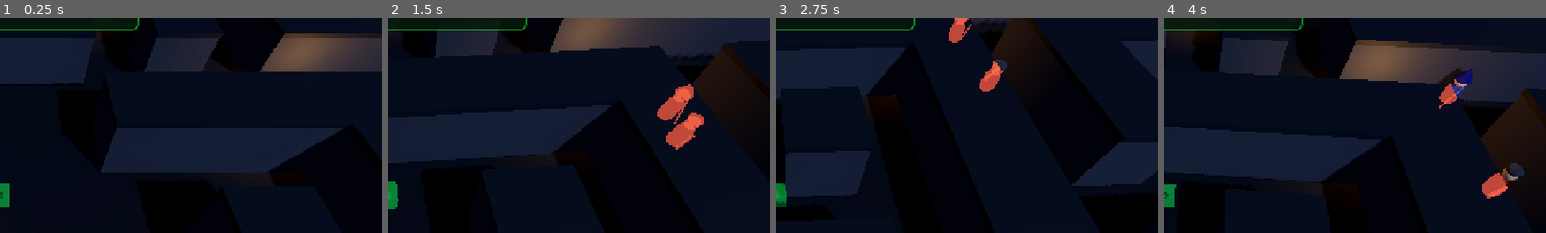
Above: before the commit, frames 1-4 (left to right).
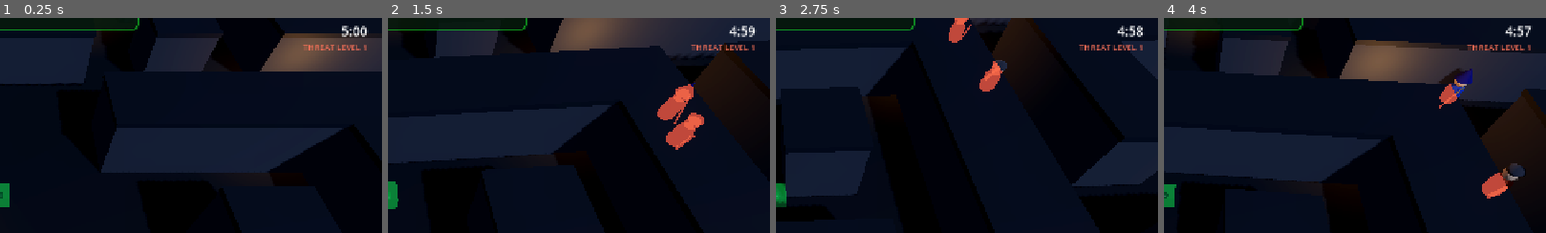
Above: after the commit, the same moments.

Repository: JunNealy/cube-test
Game: Godot game, scene res://scenes/main.tscn
Same seed, same stepped clock (60 frames per second), same inputs: the game is played once before the commit and once after it.
Inputs:
- Up to frame 1 (0.25 s): no input
- Up to frame 2 (1.5 s): hold D (move_right) 0.53-1.28 s; tap 1 at 0.6, 1.35 s; hold S (move_down) from 1.28 s (still down)
- Up to frame 3 (2.75 s): release S (move_down) at 2.03 s; hold D (move_right) from 2.03 s (still down); tap 1 at 2.1 s
- Up to frame 4 (4 s): release D (move_right) at 2.78 s; hold W (move_up) 2.78-3.53 s; tap 1 at 2.85, 3.6 s; hold A (move_left) from 3.53 s (still down)
The pictures show only the part of the screen within x 50-100%, y 9-59%; the shares and areas given below are measured in that part.

The runs differ from the first frame. In frame 1, 0.5% of the frame differs, in the area x 79-97%, y 3-16%; in frame 2, 0.5%; in frame 3, 0.5%, in the area x 79-96%, y 3-16%; in frame 4, 0.5%.

Commit message:
feat(game): add timed runs with escalating threat
Runs last 5 minutes, shown as a countdown on the HUD that pauses during
power-up picks. Every 45 seconds the threat level rises: a hunting party
spawns and chases the slime, spawns come faster with a higher cap,
parties get bigger and knight-heavy, and new adventurers move and hit
harder. Running out of time ends the run with a "TIME'S UP!" screen.

Diff:
--- a/scenes/hud.tscn
+++ b/scenes/hud.tscn
@@ -139,7 +139,7 @@
 offset_left = -260.0
 offset_top = 20.0
 offset_right = -24.0
-offset_bottom = 80.0
+offset_bottom = 140.0
 grow_horizontal = 0
 
 [node name="VBox" type="VBoxContainer" parent="HUDControl/TopRight"]
@@ -158,6 +158,20 @@
 theme_override_colors/font_color = Color(0.7, 0.8, 0.9, 0.8)
 theme_override_font_sizes/font_size = 14
 text = "HIGH SCORE: 0"
+horizontal_alignment = 2
+
+[node name="TimerLabel" type="Label" parent="HUDControl/TopRight/VBox"]
+layout_mode = 2
+theme_override_colors/font_color = Color(1, 1, 1, 1)
+theme_override_font_sizes/font_size = 22
+text = "5:00"
+horizontal_alignment = 2
+
+[node name="ThreatLabel" type="Label" parent="HUDControl/TopRight/VBox"]
+layout_mode = 2
+theme_override_colors/font_color = Color(1, 0.45, 0.35, 1)
+theme_override_font_sizes/font_size = 14
+text = "THREAT LEVEL 1"
 horizontal_alignment = 2
 
 [node name="LeftPanel" type="MarginContainer" parent="HUDControl"]
--- a/scripts/adventurer.gd
+++ b/scripts/adventurer.gd
@@ -67,6 +67,11 @@
 			move_speed = 2.8
 			is_armored = true
 			attack_damage = 25.0
+
+	# Later spawns are tougher
+	var threat_mult = GameManager.get_threat_multiplier()
+	move_speed *= threat_mult
+	attack_damage *= threat_mult
 
 func _build_visuals() -> void:
 	visual_root = Node3D.new()
--- a/scripts/game_manager.gd
+++ b/scripts/game_manager.gd
@@ -10,6 +10,15 @@
 signal player_hp_changed(hp: float, max_hp: float)
 signal game_over_triggered(final_score: int, is_new_record: bool, stats: Dictionary)
 signal powerup_choices_offered(choices: Array)
+signal run_timer_updated(time_left: float, threat_level: int)
+signal threat_increased(threat_level: int)
+
+# A run lasts RUN_DURATION seconds; threat rises every THREAT_INTERVAL seconds,
+# making parties spawn faster, bigger, tougher and angrier.
+const RUN_DURATION: float = 300.0
+const THREAT_INTERVAL: float = 45.0
+var time_left: float = RUN_DURATION
+var threat_level: int = 0
 
 const CHOICE_COUNT: int = 3
 
@@ -51,6 +60,23 @@
 	_setup_inputs()
 	load_high_score()
 
+func _process(delta: float) -> void:
+	# Always-processing node: freeze the clock while paused (power-up choice)
+	if is_game_over or get_tree().paused:
+		return
+	time_left = maxf(0.0, time_left - delta)
+	var new_threat = int((RUN_DURATION - time_left) / THREAT_INTERVAL)
+	if new_threat > threat_level:
+		threat_level = new_threat
+		threat_increased.emit(threat_level)
+	run_timer_updated.emit(time_left, threat_level)
+	if time_left <= 0.0:
+		trigger_game_over("time")
+
+# Multiplier applied to newly spawned adventurers' speed and damage
+func get_threat_multiplier() -> float:
+	return 1.0 + threat_level * 0.08
+
 func _setup_inputs() -> void:
 	# Ensure standard WASD + Arrow controls exist
 	_add_action_key("move_up", [KEY_W, KEY_UP])
@@ -71,6 +97,8 @@
 	current_score = 0
 	adventurers_digested = 0
 	is_game_over = false
+	time_left = RUN_DURATION
+	threat_level = 0
 	powerup_levels.clear()
 	contained_loot.clear()
 	emit_signal("score_updated", current_score, high_score)
@@ -137,12 +165,16 @@
 func get_bonus_max_hp() -> float:
 	return level("vitality") * 25.0
 
-func trigger_game_over() -> void:
+# reason: "dissolved" (slime died) or "time" (run clock ran out)
+func trigger_game_over(reason: String = "dissolved") -> void:
 	if is_game_over:
 		return
 	is_game_over = true
 	var is_new_record = (current_score >= high_score and current_score > 0)
 	var stats = {
+		"reason": reason,
+		"threat_level": threat_level,
+		"time_survived": RUN_DURATION - time_left,
 		"adventurers_digested": adventurers_digested,
 		"boots_count": level("boots"),
 		"has_gauntlets": level("gauntlets") > 0,
--- a/scripts/hud.gd
+++ b/scripts/hud.gd
@@ -11,6 +11,9 @@
 
 @onready var score_label: Label = $TopRight/VBox/ScoreLabel
 @onready var high_score_label: Label = $TopRight/VBox/HighScoreLabel
+@onready var timer_label: Label = $TopRight/VBox/TimerLabel
+@onready var threat_label: Label = $TopRight/VBox/ThreatLabel
+@onready var game_over_title: Label = $GameOverLayer/GameOverPanel/VBox/Title
 
 @onready var buffs_container: VBoxContainer = $LeftPanel/VBox/BuffsList
 @onready var stats_label: Label = $BottomBar/StatsLabel
@@ -37,6 +40,9 @@
 
 	restart_button.pressed.connect(_on_restart_pressed)
 	GameManager.powerup_choices_offered.connect(_on_powerup_choices_offered)
+	GameManager.run_timer_updated.connect(_on_run_timer_updated)
+	GameManager.threat_increased.connect(_on_threat_increased)
+	_on_run_timer_updated(GameManager.time_left, GameManager.threat_level)
 	# Keep HUD alive while the tree is paused for power-up selection
 	process_mode = Node.PROCESS_MODE_ALWAYS
 
@@ -115,12 +121,41 @@
 	final_score_label.text = "FINAL SCORE: %s" % _format_number(final_score)
 	new_record_label.visible = is_new_record
 
-	var text = "Adventurers Digested: %d\n" % stats.get("adventurers_digested", 0)
+	game_over_title.text = "TIME'S UP!" if stats.get("reason") == "time" else "SLIME DISSOLVED!"
+	var survived = int(stats.get("time_survived", 0.0))
+	var text = "Survived: %d:%02d  (Threat Level %d)\n" % [survived / 60, survived % 60, stats.get("threat_level", 0) + 1]
+	text += "Adventurers Digested: %d\n" % stats.get("adventurers_digested", 0)
 	text += "Loot In Mass: %d items\n" % stats.get("loot_count", 0)
 	text += "Speed Buffs (Boots): +%d%%\n" % (stats.get("boots_count", 0) * 20)
 	text += "Gauntlets of Ogre Power: %s\n" % ("Unlocked" if stats.get("has_gauntlets", false) else "None")
 	text += "Acid Rings: %d" % stats.get("acid_rings", 0)
 	stats_recap_label.text = text
+
+func _on_run_timer_updated(time_left: float, threat_level: int) -> void:
+	var secs = int(ceilf(time_left))
+	timer_label.text = "%d:%02d" % [secs / 60, secs % 60]
+	# Red and pulsing in the last 30 seconds
+	if time_left <= 30.0:
+		timer_label.modulate = Color(1.0, 0.3, 0.3, 0.6 + 0.4 * absf(sin(time_left * 4.0)))
+	else:
+		timer_label.modulate = Color.WHITE
+	threat_label.text = "THREAT LEVEL %d" % (threat_level + 1)
+
+func _on_threat_increased(threat_level: int) -> void:
+	var banner = Label.new()
+	banner.text = "THREAT LEVEL %d - MORE ADVENTURERS INCOMING!" % (threat_level + 1)
+	banner.add_theme_font_size_override("font_size", 28)
+	banner.add_theme_color_override("font_color", Color(1.0, 0.35, 0.25))
+	banner.add_theme_color_override("font_outline_color", Color.BLACK)
+	banner.add_theme_constant_override("outline_size", 8)
+	banner.horizontal_alignment = HORIZONTAL_ALIGNMENT_CENTER
+	banner.set_anchors_preset(Control.PRESET_TOP_WIDE)
+	banner.position.y = 110
+	add_child(banner)
+	var tw = create_tween()
+	tw.tween_interval(2.0)
+	tw.tween_property(banner, "modulate:a", 0.0, 0.6)
+	tw.tween_callback(banner.queue_free)
 
 func _on_powerup_choices_offered(choices: Array) -> void:
 	var overlay = ColorRect.new()
--- a/scripts/party_spawner.gd
+++ b/scripts/party_spawner.gd
@@ -15,6 +15,14 @@
 func _ready() -> void:
 	adventurer_scene = load("res://scenes/adventurer.tscn")
 	call_deferred("_spawn_initial_parties")
+	GameManager.threat_increased.connect(_on_threat_increased)
+
+# Each threat step sends a hunting party straight at the player
+func _on_threat_increased(_level: int) -> void:
+	var squad = _spawn_party()
+	for adv in get_tree().get_nodes_in_group("adventurers"):
+		if adv.squad_id == squad:
+			adv.enrage_and_chase(player)
 
 # Random corridor cell far enough from the player that spawns aren't unfair
 func _far_spawn_point() -> Vector3:
@@ -31,9 +39,11 @@
 	if active_count <= 3 and spawn_timer > 3.0:
 		spawn_timer = 3.0
 
+	# Threat shortens the spawn interval and raises the population cap
+	var threat = GameManager.threat_level
 	if spawn_timer <= 0.0:
-		spawn_timer = spawn_interval
-		if active_count < max_active_adventurers:
+		spawn_timer = maxf(4.0, spawn_interval - threat * 2.0)
+		if active_count < max_active_adventurers + threat * 2:
 			_spawn_party()
 
 func _get_active_adventurer_count() -> int:
@@ -60,22 +70,27 @@
 	# Party 4: Mage + Squire
 	_spawn_party_at(_far_spawn_point(), [Adventurer.Type.MAGE, Adventurer.Type.SQUIRE])
 
-func _spawn_party() -> void:
+func _spawn_party() -> int:
 	var spawn_pos = _far_spawn_point()
+	var threat = GameManager.threat_level
 
-	# Decide party composition based on game progression
+	# Decide party composition; knights get more common as threat rises
 	var comp: Array[Adventurer.Type] = []
-	var roll = randf()
-	if roll < 0.35:
+	var roll = randf() - threat * 0.05
+	if roll > 0.65:
 		comp = [Adventurer.Type.ROGUE, Adventurer.Type.SQUIRE]
-	elif roll < 0.7:
+	elif roll > 0.3:
 		comp = [Adventurer.Type.MAGE, Adventurer.Type.ROGUE]
 	else:
 		comp = [Adventurer.Type.KNIGHT, Adventurer.Type.MAGE]
 
-	_spawn_party_at(spawn_pos, comp)
+	# Bigger parties at higher threat (up to +2 members)
+	for i in mini(threat / 2, 2):
+		comp.append([Adventurer.Type.KNIGHT, Adventurer.Type.SQUIRE, Adventurer.Type.ROGUE].pick_random())
 
-func _spawn_party_at(base_pos: Vector3, composition: Array[Adventurer.Type]) -> void:
+	return _spawn_party_at(spawn_pos, comp)
+
+func _spawn_party_at(base_pos: Vector3, composition: Array[Adventurer.Type]) -> int:
 	var squad = next_squad_id
 	next_squad_id += 1
 
@@ -88,3 +103,4 @@
 		var offset = Vector3(randf_range(-0.8, 0.8), 0, randf_range(-0.8, 0.8))
 		adv.position = base_pos + offset
 		get_parent().add_child(adv)
+	return squad
